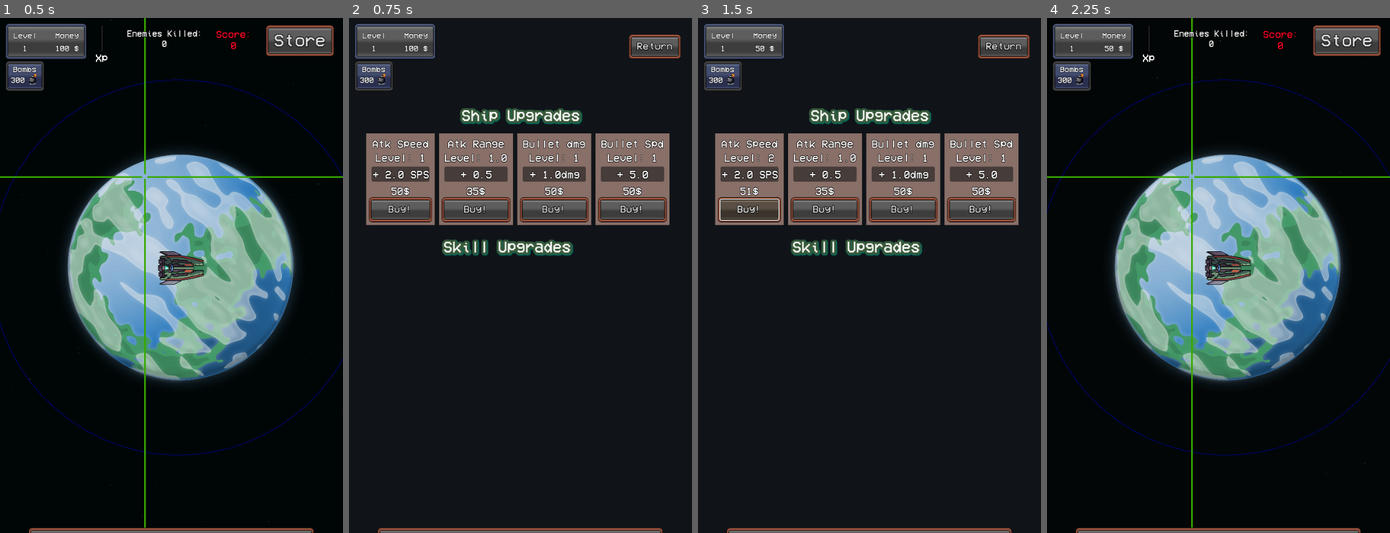
Above: before the commit, frames 1-4 (left to right).
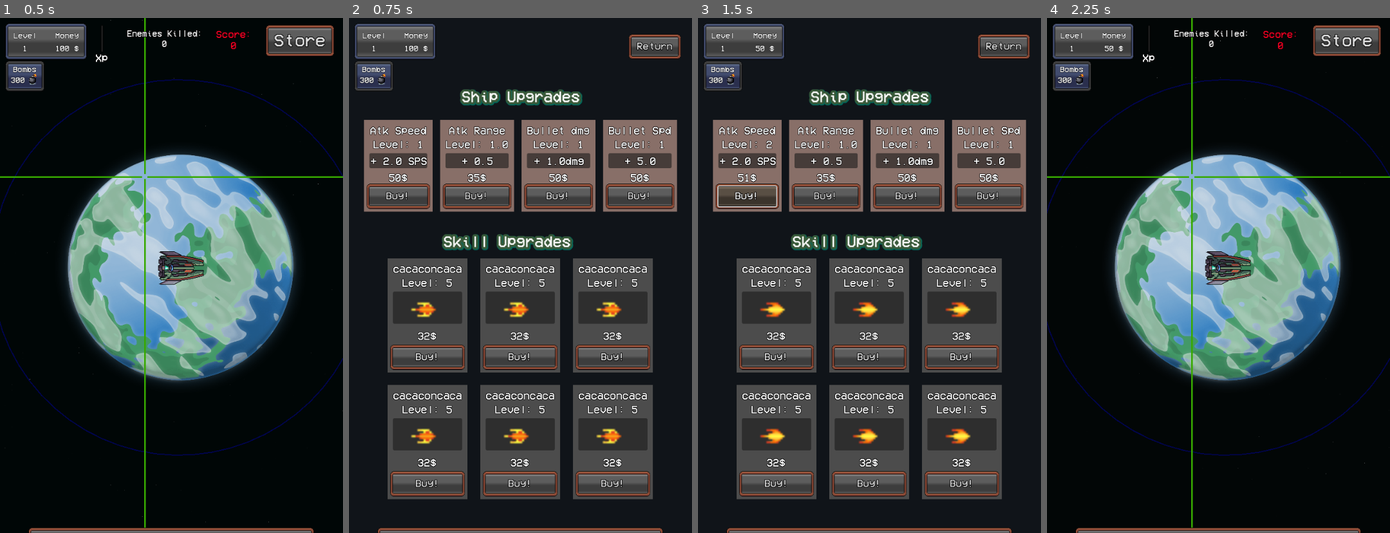
Above: after the commit, the same moments.

Repository: MauroCastro1705/mini_auto_battler
Game: Godot game, scene res://test/test-scene.tscn
Same seed, same stepped clock (60 frames per second), same inputs: the game is played once before the commit and once after it. The project has no main scene, so this scene is started directly.
Inputs:
- Up to frame 1 (0.5 s): no input
- Up to frame 2 (0.75 s): click "Store" at 0.5 s
- Up to frame 3 (1.5 s): click "Buy!" at 1.25 s
- Up to frame 4 (2.25 s): click "Return" at 2 s

Frame 1 is identical in both runs. In frame 2, 47% of the frame differs, in the area x 4-96%, y 13-94%; in frame 3, 47%; in frame 4, nothing differs.

Commit message:
ui upgrades

Diff:
--- a/ui/upgrade-menu/generic_shop_button/generic_button.tscn
+++ b/ui/upgrade-menu/generic_shop_button/generic_button.tscn
@@ -1,10 +1,10 @@
-[gd_scene load_steps=12 format=3 uid="uid://coj7sp71b7lbc"]
+[gd_scene load_steps=13 format=3 uid="uid://coj7sp71b7lbc"]
 
 [ext_resource type="Script" uid="uid://lewrf6djsxmn" path="res://ui/upgrade-menu/generic_shop_button/generic_button.gd" id="1_m1at4"]
 [ext_resource type="LabelSettings" uid="uid://cahn7yy0ri0b8" path="res://texto_logro.tres" id="2_amugd"]
 [ext_resource type="Theme" uid="uid://diel1g3cfv58k" path="res://resources/button_theme.tres" id="3_eosjl"]
 [ext_resource type="Texture2D" uid="uid://diiti2huiftxs" path="res://assets/bullets/All_Fire_Bullet_Pixel_16x16_00.png" id="3_ory34"]
-[ext_resource type="LabelSettings" uid="uid://5ecbv5n03n7k" path="res://resources/text_tittle.tres" id="5_7hmjs"]
+[ext_resource type="FontFile" uid="uid://crhm4u6p8tbx1" path="res://assets/fonts/VCR_OSD_MONO_1.001.ttf" id="5_7hmjs"]
 
 [sub_resource type="AtlasTexture" id="AtlasTexture_7hmjs"]
 atlas = ExtResource("3_ory34")
@@ -49,6 +49,15 @@
 "speed": 10.0
 }]
 
+[sub_resource type="LabelSettings" id="LabelSettings_f4a5i"]
+font = ExtResource("5_7hmjs")
+font_size = 29
+outline_size = 7
+outline_color = Color(0, 0, 0, 1)
+shadow_size = 25
+shadow_color = Color(0.62, 0, 0.0103332, 1)
+shadow_offset = Vector2(0, 0)
+
 [node name="generic_button" type="BoxContainer"]
 anchors_preset = -1
 anchor_right = 0.027
@@ -70,7 +79,7 @@
 [node name="ColorRect" type="ColorRect" parent="MarginContainer"]
 custom_minimum_size = Vector2(80, 80)
 layout_mode = 2
-color = Color(0.533333, 0.435294, 0.407843, 1)
+color = Color(0.298039, 0.298039, 0.298039, 1)
 
 [node name="HBoxContainer" type="HBoxContainer" parent="MarginContainer"]
 layout_mode = 2
@@ -89,14 +98,14 @@
 [node name="stat_title" type="Label" parent="MarginContainer/HBoxContainer/MarginContainer/VBoxContainer"]
 unique_name_in_owner = true
 layout_mode = 2
-text = "stat title"
+text = "cacaconcaca"
 label_settings = ExtResource("2_amugd")
 horizontal_alignment = 1
 
 [node name="stat_level" type="Label" parent="MarginContainer/HBoxContainer/MarginContainer/VBoxContainer"]
 unique_name_in_owner = true
 layout_mode = 2
-text = "stat level"
+text = "Level: 5"
 label_settings = ExtResource("2_amugd")
 horizontal_alignment = 1
 
@@ -128,7 +137,7 @@
 [node name="precio" type="Label" parent="MarginContainer/HBoxContainer/MarginContainer/VBoxContainer/MarginContainer"]
 unique_name_in_owner = true
 layout_mode = 2
-text = "100$"
+text = "32$"
 label_settings = ExtResource("2_amugd")
 horizontal_alignment = 1
 
@@ -145,12 +154,12 @@
 
 [node name="Label" type="Label" parent="MarginContainer/vendido"]
 layout_mode = 0
-offset_left = 1.0
-offset_top = 136.0
-offset_right = 154.0
-offset_bottom = 162.0
+offset_left = 12.0
+offset_top = 141.0
+offset_right = 165.0
+offset_bottom = 167.0
 rotation = -0.736324
 text = "Sold out!"
-label_settings = ExtResource("5_7hmjs")
+label_settings = SubResource("LabelSettings_f4a5i")
 
 [connection signal="pressed" from="MarginContainer/HBoxContainer/MarginContainer/VBoxContainer/Button" to="." method="_on_button_pressed"]
--- a/ui/upgrade-menu/upgrade-menu.tscn
+++ b/ui/upgrade-menu/upgrade-menu.tscn
@@ -7,6 +7,7 @@
 [ext_resource type="PackedScene" uid="uid://dmcrepwr5o15v" path="res://ui/upgrade-menu/upgrade_buttons/atk speed/stat_atk_spd.tscn" id="5_1iani"]
 [ext_resource type="PackedScene" uid="uid://cpkwi4ha6r1b6" path="res://ui/upgrade-menu/upgrade_buttons/bullet speed/stat_bullet_spd.tscn" id="5_bk28g"]
 [ext_resource type="Theme" uid="uid://diel1g3cfv58k" path="res://resources/button_theme.tres" id="7_p1gsx"]
+[ext_resource type="PackedScene" uid="uid://coj7sp71b7lbc" path="res://ui/upgrade-menu/generic_shop_button/generic_button.tscn" id="8_1t0f5"]
 
 [node name="Upgrade-menu" type="Node2D"]
 script = ExtResource("1_bk28g")
@@ -39,9 +40,9 @@
 anchors_preset = 10
 anchor_right = 1.0
 offset_left = 209.5
-offset_top = 167.0
+offset_top = 132.0
 offset_right = 430.5
-offset_bottom = 193.0
+offset_bottom = 158.0
 grow_horizontal = 2
 theme_override_constants/separation = 12
 alignment = 1
@@ -53,10 +54,12 @@
 
 [node name="upgrade-ui-holder" type="HBoxContainer" parent="Control"]
 layout_mode = 0
-offset_left = 30.0
-offset_top = 213.0
-offset_right = 610.0
-offset_bottom = 388.0
+offset_left = 5.0
+offset_top = 188.0
+offset_right = 635.0
+offset_bottom = 363.0
+theme_override_constants/separation = 10
+alignment = 1
 
 [node name="stat_atk_spd" parent="Control/upgrade-ui-holder" instance=ExtResource("5_1iani")]
 layout_mode = 2
@@ -78,9 +81,9 @@
 anchor_right = 0.5
 anchor_bottom = 0.5
 offset_left = 176.0
-offset_top = 408.0
+offset_top = 398.0
 offset_right = 414.0
-offset_bottom = 442.0
+offset_bottom = 432.0
 grow_horizontal = 2
 grow_vertical = 2
 theme_override_constants/separation = 12
@@ -100,6 +103,42 @@
 theme = ExtResource("7_p1gsx")
 text = "Return"
 
+[node name="upgrade skills-ui-holder" type="HBoxContainer" parent="Control"]
+layout_mode = 0
+offset_left = 30.0
+offset_top = 446.0
+offset_right = 610.0
+offset_bottom = 663.0
+theme_override_constants/separation = 20
+alignment = 1
+
+[node name="generic_button" parent="Control/upgrade skills-ui-holder" instance=ExtResource("8_1t0f5")]
+layout_mode = 2
+
+[node name="generic_button2" parent="Control/upgrade skills-ui-holder" instance=ExtResource("8_1t0f5")]
+layout_mode = 2
+
+[node name="generic_button3" parent="Control/upgrade skills-ui-holder" instance=ExtResource("8_1t0f5")]
+layout_mode = 2
+
+[node name="upgrade skills-ui-holder2" type="HBoxContainer" parent="Control"]
+layout_mode = 0
+offset_left = 30.0
+offset_top = 682.0
+offset_right = 610.0
+offset_bottom = 899.0
+theme_override_constants/separation = 20
+alignment = 1
+
+[node name="generic_button" parent="Control/upgrade skills-ui-holder2" instance=ExtResource("8_1t0f5")]
+layout_mode = 2
+
+[node name="generic_button2" parent="Control/upgrade skills-ui-holder2" instance=ExtResource("8_1t0f5")]
+layout_mode = 2
+
+[node name="generic_button3" parent="Control/upgrade skills-ui-holder2" instance=ExtResource("8_1t0f5")]
+layout_mode = 2
+
 [node name="store" type="Button" parent="."]
 visible = false
 offset_left = 501.0
Not shown: 1 places in ui/upgrade-menu/upgrade-menu.tscn that only renumber resources
